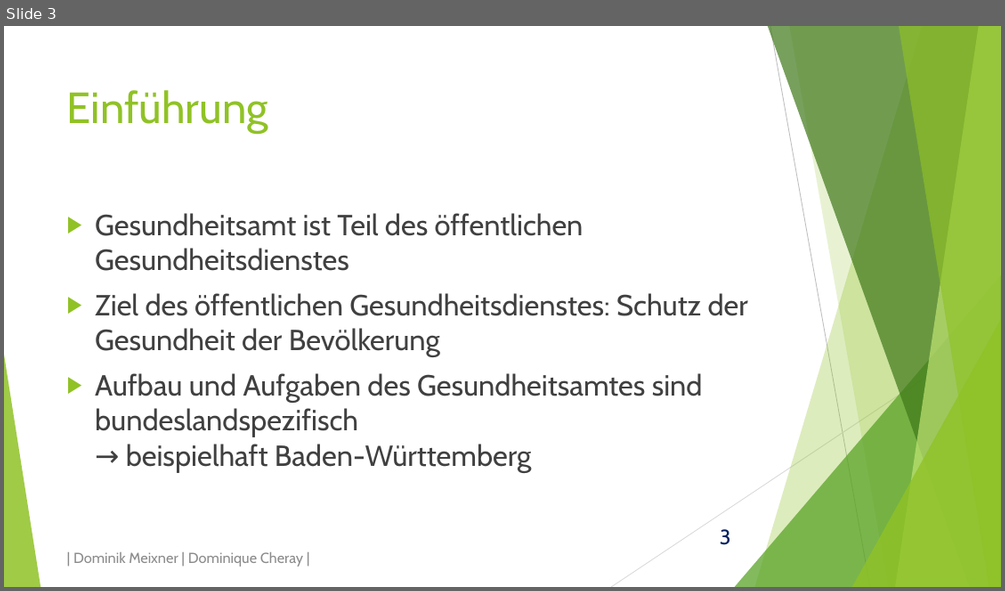
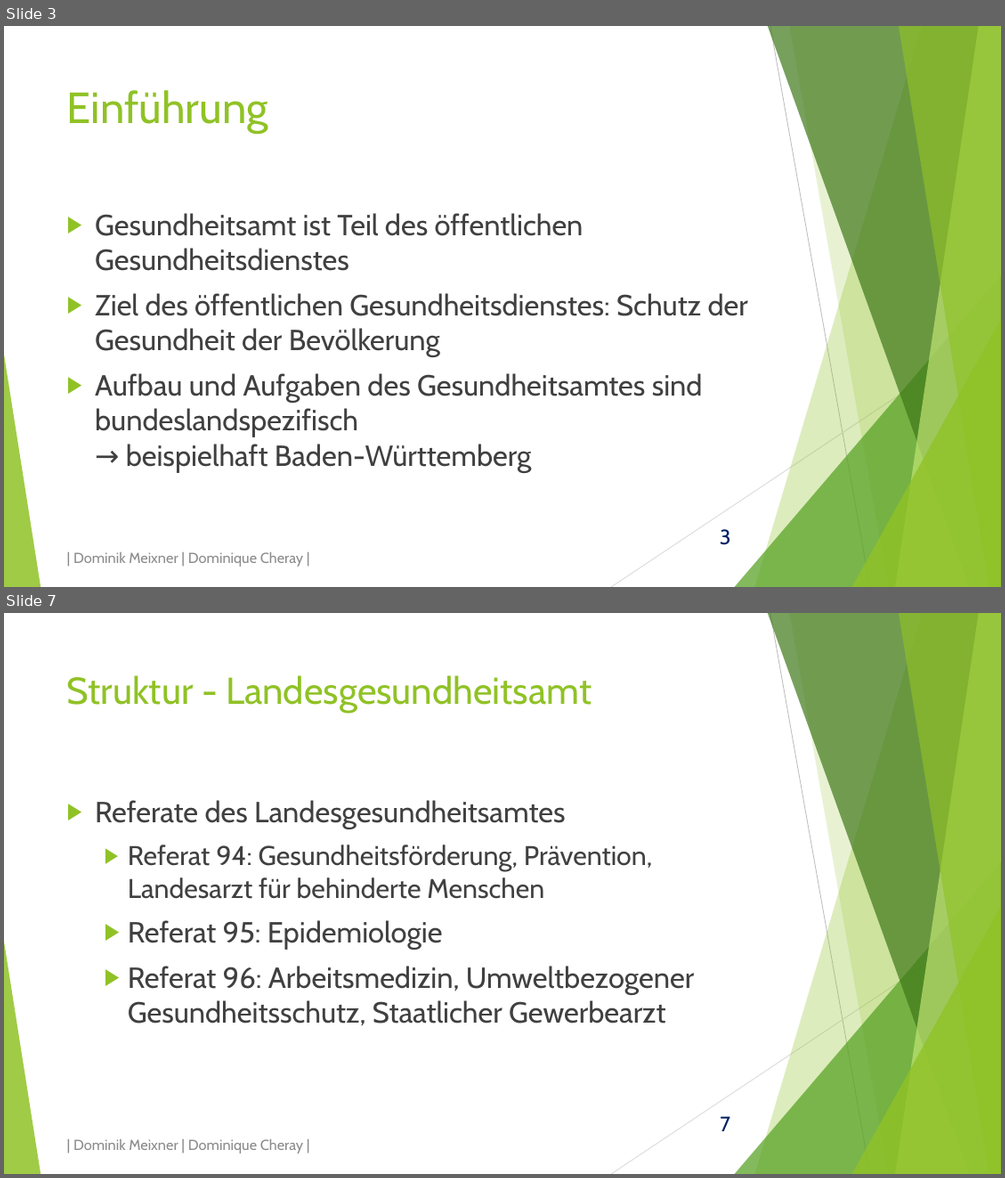
Before and after one commit to domeix/BlaBla, a slide deck: GesundheitsamtPraes.pptx. Shown one above the other, each under a label of ours: slide 3 before the commit, slides 3 and 7 after it; the slides between them are not shown. The pictures are 1005x591 and 1005x1178 pixels, drawn with LibreOffice and Linux fonts; fonts in the diff are those of the drawing. Boxes give left, top, right and bottom in pixels: in the first picture for what was removed or moved away, otherwise in the second. Text is boxed around its words. In the diff, an @@ line names an element or a change of style, - is before the commit and + after.

Commit message:
Weiter an der Präsentation gearbeitet
Habe alles zur Struktur in die Präsentation eingebracht.
Und ein weiteres GitIgnore für Sicherheitsspeicherungen von Visio und
PowerPoint zugefügt.

```diff
--- a/GesundheitsamtPraes.pptx
+++ b/GesundheitsamtPraes.pptx
@@ slide 7 added at (x1=4, y1=613, x2=1001, y2=1174), background #FFFFFF; not listed: 11 template elements that a slide beside it also shows @@
@@ title added at (x1=67, y1=675, x2=591, y2=713), 36 pt, text #90C226 @@
+Struktur - Landesgesundheitsamt
@@ text added at (x1=95, y1=800, x2=694, y2=1025), 28 pt, text #404040 @@
+▶ Referate des Landesgesundheitsamtes
+  ▶ Referat 94: Gesundheitsförderung, Prävention, Landesarzt für behinderte Menschen
+  ▶ Referat 95: Epidemiologie
+  ▶ Referat 96: Arbeitsmedizin, Umweltbezogener Gesundheitsschutz, Staatlicher Gewerbearzt
@@ text added at (x1=73, y1=1139, x2=303, y2=1153), 14 pt, text #8C8C8C @@
+| Dominik Meixner | Dominique Cheray |
```
Also in this commit, not shown: 1 slide changed, 4 other slides added, 3 other files.
